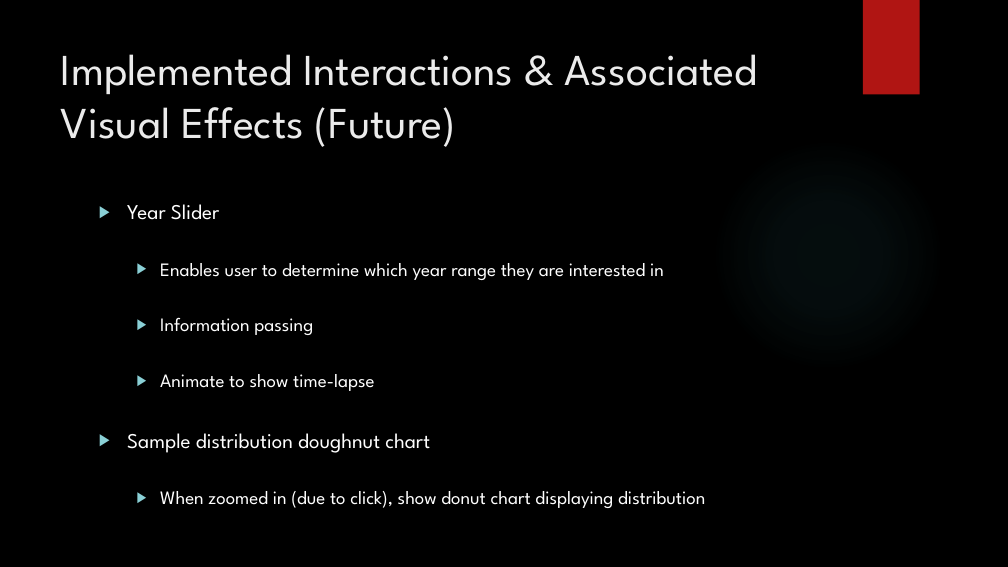
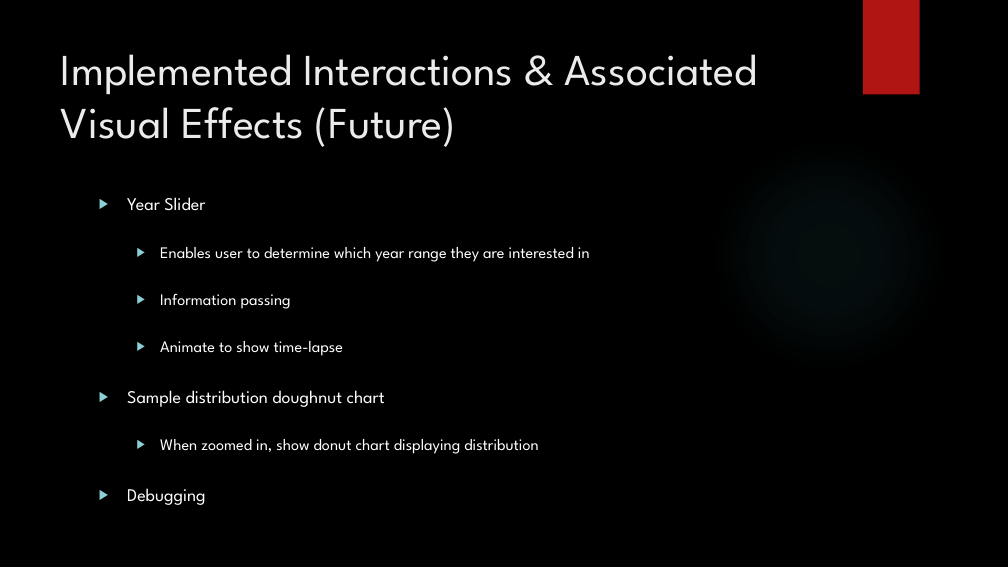
Before and after one commit to tuckergordon/furbish_project, a slide deck: slide 7 of FinalProjectPresentation.pptx. Drawn at 1008x567 pixels with LibreOffice and Linux fonts; fonts in the diff are those of the drawing; background and template pictures are left out. Boxes give left, top, right and bottom in pixels: in the first picture for what was removed or moved away, otherwise in the second. Text is boxed around its words. In the diff, an @@ line names an element or a change of style, - is before the commit and + after.

```diff
--- a/FinalProjectPresentation.pptx
+++ b/FinalProjectPresentation.pptx
@@ text at <box>127,197,590,407</box>: size 20 to 17 pt in "Year Slider", "Sample distribution doughnut chart"; size 18 to 15.3 pt in "Enables user to determine which year range ...", "Information passing", "Animate to show time-lapse"; line spacing 2 to 1.9 @@
@@ text at <box>127,439,538,505</box>: text changed; size 18 to 15.3 pt @@
-  ▶ When zoomed in (due to click), show donut chart displaying distribution
+  ▶ When zoomed in, show donut chart displaying distribution
+▶ Debugging
```
Also in this commit, not shown: 3 other slides changed, 2 other files.
